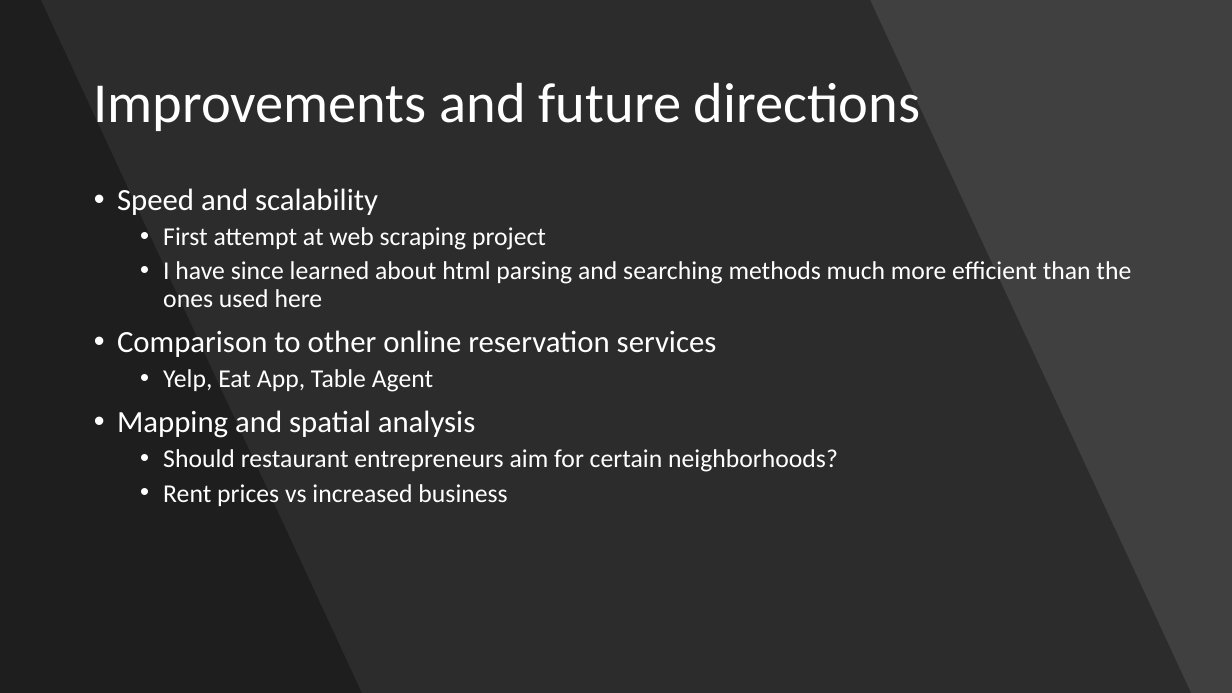
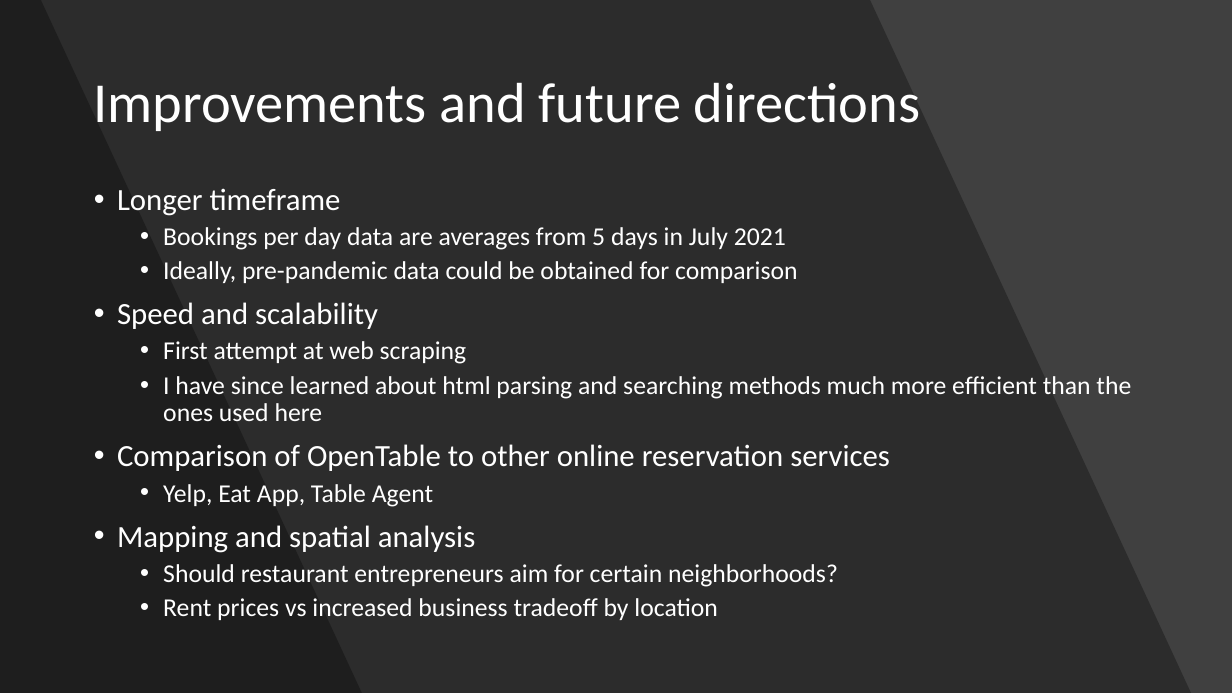
Before and after one commit to faymatt99/opentable_scraping_analysis, a slide deck: slide 22 of opentable_analysis_presentation.pptx. Drawn at 1232x693 pixels with LibreOffice and Linux fonts; fonts in the diff are those of the drawing. Boxes give left, top, right and bottom in pixels: in the first picture for what was removed or moved away, otherwise in the second. Text is boxed around its words. In the diff, an @@ line names an element or a change of style, - is before the commit and + after.

```diff
--- a/opentable_analysis_presentation.pptx
+++ b/opentable_analysis_presentation.pptx
@@ text at <box>117,188,797,283</box>: paragraphs added @@
+• Longer timeframe
+  • Bookings per day data are averages from 5 days in July 2021
+  • Ideally, pre-pandemic data could be obtained for comparison
@@ text at <box>163,341,467,364</box>: text changed @@
-  • First attempt at web scraping project
+  • First attempt at web scraping
@@ text at <box>117,444,890,471</box>: text changed @@
-• Comparison to other online reservation services
+• Comparison of OpenTable to other online reservation services
@@ text at <box>163,598,718,620</box>: text changed @@
-  • Rent prices vs increased business
+  • Rent prices vs increased business tradeoff by location
```
Also in this commit, not shown: 9 other files.
